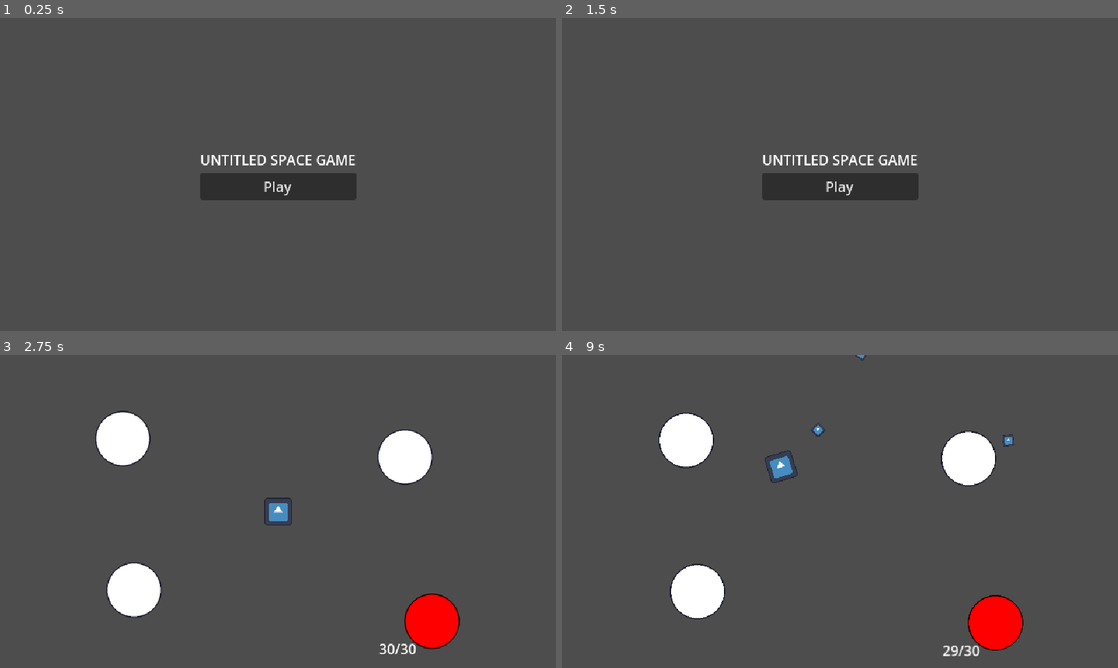
Above: before the commit, frames 1-4 (two rows, left to right).
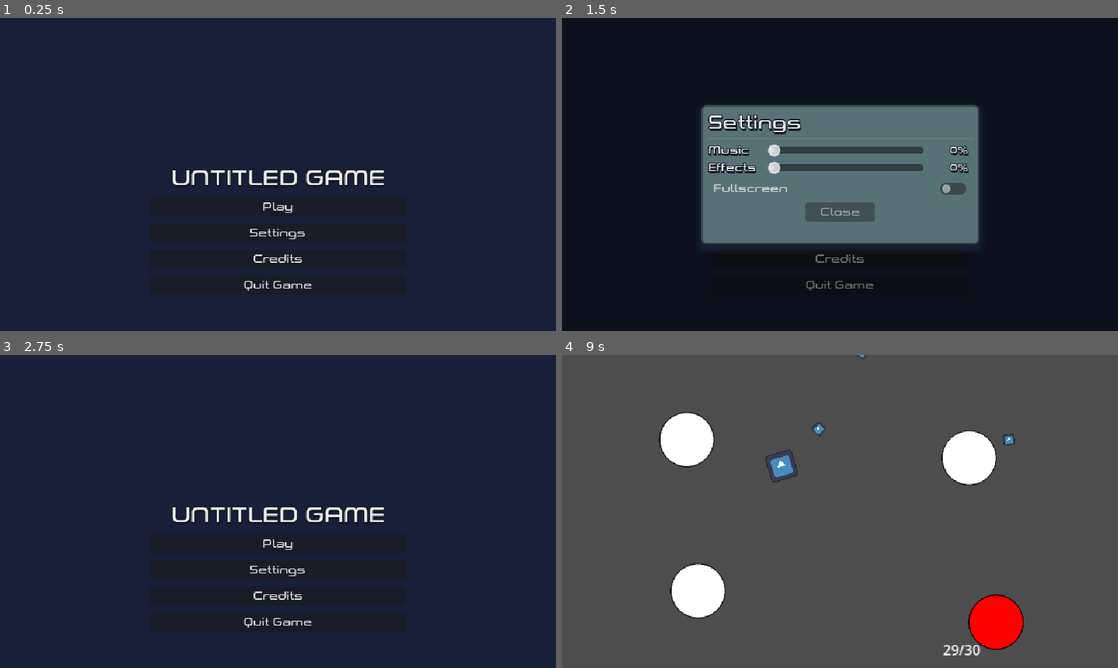
Above: after the commit, the same moments.

Repository: Yoshiip/boss-rush-jam-2024
Game: Godot game, scene res://levels/menu/menu.tscn
Two runs of this game, one before a commit and one after it. Both use one fixed random seed, a clock stepped at 60 frames per second and the inputs below. The engine's default icon, where the game draws it, is replaced by a stand-in: a white triangle on a blue panel in a dark square.
Inputs (mouse positions are in pixels of both pictures, inside the frame that each line leads up to):
- Up to frame 1 (0.25 s): no input
- Up to frame 2 (1.5 s): click (840, 233) at 0.5 s, where only the run after the commit has a clickable "Settings"; click (840, 259) at 1.25 s, where only the run after the commit has a clickable "Credits"
- Up to frame 3 (2.75 s): click "Play" at 2 s
- Up to frame 4 (9 s): click (840, 542) at 2.75 s, where only the run after the commit has a clickable "Play"; tap Enter at 3.5 s; hold D (steer_right) 3.53-4.28 s; hold Space (fire) 3.53-4.28 s; hold A (steer_left) 4.28-5.03 s; tap Space (fire) every 1.5 s from 4.35 to 8.85 s; hold D (steer_right) 5.03-5.78 s; hold Space (fire) 5.03-5.78 s; hold W (accelerate) 5.78-6.53 s; hold Space (fire) 6.53-7.28 s; hold A (steer_left) 6.53-8.78 s; hold Space (fire) 8.03-8.78 s; hold D (steer_right) from 8.78 s (still down)

The runs differ from the first frame. In frame 1, 98% of the frame differs, in the area x 0-100%, y 0-100%; in frame 2, 98%; in frame 3, 100%; in frame 4, 0.9%.

Commit message:
Added main menu, settings and credits

Diff:
--- /dev/null
+++ b/default_bus_layout.tres
@@ -0,0 +1,15 @@
+[gd_resource type="AudioBusLayout" format=3 uid="uid://bbut4rqn0fnqw"]
+
+[resource]
+bus/1/name = &"Music"
+bus/1/solo = false
+bus/1/mute = false
+bus/1/bypass_fx = false
+bus/1/volume_db = 0.0
+bus/1/send = &"Master"
+bus/2/name = &"Effects"
+bus/2/solo = false
+bus/2/mute = false
+bus/2/bypass_fx = false
+bus/2/volume_db = 0.0
+bus/2/send = &"Master"
--- a/levels/menu/menu.gd
+++ b/levels/menu/menu.gd
@@ -1,15 +1,84 @@
 extends Node2D
 
+const CREDITS_USER = preload("res://ui/credits/credits_user.tscn")
+const SETTINGS_MENU = preload("res://ui/settings/settings_menu.tscn")
 
-# Called when the node enters the scene tree for the first time.
-func _ready() -> void:
-	pass # Replace with function body.
+const AUTHORS = [
+	{
+		"name": "Yoshiip",
+		"role": "Code",
+		"url": "",
+	},
+	{
+		"name": "coinbirdface",
+		"role": "Art",
+		"url": "",
+	},
+	{
+		"name": "Silvo",
+		"role": "Music",
+		"url": "",
+	},
+	{
+		"name": "Tentative",
+		"role": "Game Design, Code, Art",
+		"url": "",
+	},
+	{
+		"name": "moose",
+		"role": "Sound Effects",
+		"url": "",
+	},
+	{
+		"name": "Avvakira",
+		"role": "Art",
+		"url": "",
+	},
+
+]
+
+@onready var menu_section: Control = $Canvas/Container/Menu
+@onready var credits_section: Control = $Canvas/Container/Credits
+
+@onready var credits_container: VBoxContainer = $Canvas/Container/Credits/Container
 
 
-# Called every frame. 'delta' is the elapsed time since the previous frame.
+
+
+func _build_credits() -> void:
+	for author in AUTHORS:
+		var card := CREDITS_USER.instantiate()
+		card.get_node("Name").text = author.name
+		card.get_node("Role").text = author.role
+		credits_container.add_child(card)
+
+func _ready() -> void:
+	_build_credits()
+	credits_section.visible = false
+
 func _process(delta: float) -> void:
 	pass
 
 
 func _on_play_button_pressed() -> void:
 	get_tree().change_scene_to_file("res://levels/orbit/orbit.tscn")
+
+
+func _on_quit_game_button_pressed() -> void:
+	get_tree().quit()
+
+
+func _on_credits_button_pressed() -> void:
+	menu_section.visible = false
+	credits_section.visible = true
+	UiUtils.apply_transition(credits_container)
+
+
+func _on_settings_button_pressed() -> void:
+	$Canvas/Container.add_child(SETTINGS_MENU.instantiate())
+
+
+func _on_go_back_button_pressed() -> void:
+	menu_section.visible = true
+	credits_section.visible = false
+	UiUtils.apply_transition(menu_section)
--- a/levels/menu/menu.tscn
+++ b/levels/menu/menu.tscn
@@ -1,40 +1,108 @@
-[gd_scene load_steps=2 format=3 uid="uid://cpja6dvi7a3ph"]
+[gd_scene load_steps=3 format=3 uid="uid://cpja6dvi7a3ph"]
 
 [ext_resource type="Script" path="res://levels/menu/menu.gd" id="1_w8ayo"]
+[ext_resource type="Theme" uid="uid://dk1lq0oeybxad" path="res://ui/theme.tres" id="2_qqqd8"]
 
 [node name="Menu" type="Node2D"]
 script = ExtResource("1_w8ayo")
 
-[node name="CanvasLayer" type="CanvasLayer" parent="."]
+[node name="Canvas" type="CanvasLayer" parent="."]
 
-[node name="Control" type="Control" parent="CanvasLayer"]
+[node name="Container" type="Control" parent="Canvas"]
 layout_mode = 3
 anchors_preset = 15
 anchor_right = 1.0
 anchor_bottom = 1.0
 grow_horizontal = 2
 grow_vertical = 2
+theme = ExtResource("2_qqqd8")
 
-[node name="VBoxContainer" type="VBoxContainer" parent="CanvasLayer/Control"]
+[node name="Background" type="ColorRect" parent="Canvas/Container"]
 layout_mode = 1
-anchors_preset = 8
+anchors_preset = 15
+anchor_right = 1.0
+anchor_bottom = 1.0
+grow_horizontal = 2
+grow_vertical = 2
+color = Color(0.0901961, 0.12549, 0.219608, 1)
+
+[node name="Menu" type="Control" parent="Canvas/Container"]
+layout_mode = 1
+anchors_preset = 13
 anchor_left = 0.5
-anchor_top = 0.5
 anchor_right = 0.5
-anchor_bottom = 0.5
-offset_left = -20.0
-offset_top = -20.0
-offset_right = 20.0
-offset_bottom = 20.0
+anchor_bottom = 1.0
+offset_left = -148.0
+offset_right = 148.0
 grow_horizontal = 2
 grow_vertical = 2
 
-[node name="Label" type="Label" parent="CanvasLayer/Control/VBoxContainer"]
+[node name="VBoxContainer" type="VBoxContainer" parent="Canvas/Container/Menu"]
+layout_mode = 1
+anchors_preset = 15
+anchor_right = 1.0
+anchor_bottom = 1.0
+offset_bottom = -42.0
+grow_horizontal = 2
+grow_vertical = 2
+theme_override_constants/separation = 8
+alignment = 2
+
+[node name="Title" type="Label" parent="Canvas/Container/Menu/VBoxContainer"]
 layout_mode = 2
-text = "UNTITLED SPACE GAME"
+theme_override_font_sizes/font_size = 24
+text = "UNTITLED GAME"
+horizontal_alignment = 1
 
-[node name="PlayButton" type="Button" parent="CanvasLayer/Control/VBoxContainer"]
+[node name="PlayButton" type="Button" parent="Canvas/Container/Menu/VBoxContainer"]
 layout_mode = 2
 text = "Play"
 
-[connection signal="pressed" from="CanvasLayer/Control/VBoxContainer/PlayButton" to="." method="_on_play_button_pressed"]
+[node name="SettingsButton" type="Button" parent="Canvas/Container/Menu/VBoxContainer"]
+layout_mode = 2
+text = "Settings"
+
+[node name="CreditsButton" type="Button" parent="Canvas/Container/Menu/VBoxContainer"]
+layout_mode = 2
+text = "Credits"
+
+[node name="QuitGameButton" type="Button" parent="Canvas/Container/Menu/VBoxContainer"]
+layout_mode = 2
+text = "Quit Game"
+
+[node name="Credits" type="Control" parent="Canvas/Container"]
+visible = false
+layout_mode = 1
+anchors_preset = 15
+anchor_right = 1.0
+anchor_bottom = 1.0
+grow_horizontal = 2
+grow_vertical = 2
+
+[node name="Container" type="VBoxContainer" parent="Canvas/Container/Credits"]
+custom_minimum_size = Vector2(200, 0)
+layout_mode = 1
+anchors_preset = 13
+anchor_left = 0.5
+anchor_right = 0.5
+anchor_bottom = 1.0
+grow_horizontal = 2
+grow_vertical = 2
+alignment = 2
+
+[node name="Title" type="Label" parent="Canvas/Container/Credits/Container"]
+layout_mode = 2
+theme_override_font_sizes/font_size = 24
+text = "Credits"
+horizontal_alignment = 1
+uppercase = true
+
+[node name="GoBackButton" type="Button" parent="Canvas/Container/Credits/Container"]
+layout_mode = 2
+text = "Go Back"
+
+[connection signal="pressed" from="Canvas/Container/Menu/VBoxContainer/PlayButton" to="." method="_on_play_button_pressed"]
+[connection signal="pressed" from="Canvas/Container/Menu/VBoxContainer/SettingsButton" to="." method="_on_settings_button_pressed"]
+[connection signal="pressed" from="Canvas/Container/Menu/VBoxContainer/CreditsButton" to="." method="_on_credits_button_pressed"]
+[connection signal="pressed" from="Canvas/Container/Menu/VBoxContainer/QuitGameButton" to="." method="_on_quit_game_button_pressed"]
+[connection signal="pressed" from="Canvas/Container/Credits/Container/GoBackButton" to="." method="_on_go_back_button_pressed"]
--- a/project.godot
+++ b/project.godot
@@ -15,6 +15,10 @@
 config/features=PackedStringArray("4.3", "GL Compatibility")
 config/icon="res://icon.svg"
 
+[autoload]
+
+UiUtils="*res://ui/ui_utils.gd"
+
 [display]
 
 window/size/viewport_width=640
@@ -27,7 +31,7 @@
 [global_group]
 
 Bullet=""
-Spaceship=""
+Spaceship="The player"
 Planet=""
 
 [input]
--- /dev/null
+++ b/ui/credits/credits_user.tscn
@@ -0,0 +1,34 @@
+[gd_scene load_steps=2 format=3 uid="uid://dx81id24u7k8f"]
+
+[sub_resource type="StyleBoxFlat" id="StyleBoxFlat_wj2gd"]
+bg_color = Color(0, 0, 0, 0.498039)
+border_width_left = 32
+border_width_right = 32
+border_color = Color(0, 0, 0, 0)
+border_blend = true
+
+[node name="CreditsUser" type="VBoxContainer"]
+alignment = 1
+
+[node name="Name" type="Label" parent="."]
+layout_mode = 2
+theme_override_styles/normal = SubResource("StyleBoxFlat_wj2gd")
+text = "Yoshiip"
+horizontal_alignment = 1
+
+[node name="Link" type="Button" parent="Name"]
+layout_mode = 1
+anchors_preset = 1
+anchor_left = 1.0
+anchor_right = 1.0
+offset_left = -25.0
+offset_top = -5.0
+offset_bottom = 22.0
+grow_horizontal = 0
+text = "->"
+flat = true
+
+[node name="Role" type="Label" parent="."]
+layout_mode = 2
+text = "Code"
+horizontal_alignment = 1
--- /dev/null
+++ b/ui/settings/settings_menu.gd
@@ -0,0 +1,42 @@
+extends Control
+
+
+@onready var music_slider: HSlider = $Panel/Container/MusicSlider/Slider
+@onready var music_value: Label = $Panel/Container/MusicSlider/Value
+@onready var effects_slider: HSlider = $Panel/Container/EffectsSlider/Slider
+@onready var effects_value: Label = $Panel/Container/EffectsSlider/Value
+
+func _ready() -> void:
+	UiUtils.apply_transition($Panel/Container)
+	var music_volume := AudioServer.get_bus_volume_db(1)
+	var effects_volume := AudioServer.get_bus_volume_db(2)
+
+	update_music_volume(music_volume)
+	update_effects_volume(effects_volume)
+
+func update_music_volume(value: float) -> void:
+	music_slider.value = value
+	music_value.text = str(floor(value * 100), "%")
+
+func update_effects_volume(value: float) -> void:
+	effects_slider.value = value
+	effects_value.text = str(floor(value * 100), "%")
+
+
+func _on_close_button_pressed() -> void:
+	UiUtils.smooth_queue_free(self)
+
+
+func _on_music_slider_drag_ended(value_changed: bool) -> void:
+	if not value_changed: return
+	AudioServer.set_bus_volume_db(1, linear_to_db(music_slider.value))
+	music_value.text = str(floor(music_slider.value * 100), "%")
+
+func _on_effects_slider_drag_ended(value_changed: bool) -> void:
+	if not value_changed: return
+	AudioServer.set_bus_volume_db(2, linear_to_db(effects_slider.value))
+	effects_value.text = str(floor(effects_slider.value * 100), "%")
+
+
+func _on_fullscreen_check_box_pressed() -> void:
+	get_window().mode = Window.MODE_WINDOWED if get_window().mode == Window.MODE_FULLSCREEN else Window.MODE_FULLSCREEN
--- /dev/null
+++ b/ui/settings/settings_menu.tscn
@@ -0,0 +1,115 @@
+[gd_scene load_steps=3 format=3 uid="uid://b10nxdjtxx588"]
+
+[ext_resource type="Theme" uid="uid://dk1lq0oeybxad" path="res://ui/theme.tres" id="1_3ol7b"]
+[ext_resource type="Script" path="res://ui/settings/settings_menu.gd" id="2_0nvhi"]
+
+[node name="SettingsMenu" type="Control"]
+layout_mode = 3
+anchors_preset = 15
+anchor_right = 1.0
+anchor_bottom = 1.0
+grow_horizontal = 2
+grow_vertical = 2
+theme = ExtResource("1_3ol7b")
+script = ExtResource("2_0nvhi")
+
+[node name="Backdrop" type="ColorRect" parent="."]
+layout_mode = 1
+anchors_preset = 15
+anchor_right = 1.0
+anchor_bottom = 1.0
+grow_horizontal = 2
+grow_vertical = 2
+color = Color(0, 0, 0, 0.498039)
+
+[node name="Panel" type="Panel" parent="."]
+custom_minimum_size = Vector2(320, 160)
+layout_mode = 1
+anchors_preset = 8
+anchor_left = 0.5
+anchor_top = 0.5
+anchor_right = 0.5
+anchor_bottom = 0.5
+offset_left = -160.0
+offset_top = -50.0
+offset_right = 160.0
+offset_bottom = 50.0
+grow_horizontal = 2
+grow_vertical = 2
+
+[node name="Container" type="VBoxContainer" parent="Panel"]
+layout_mode = 1
+anchors_preset = -1
+anchor_right = 1.0
+anchor_bottom = 1.0
+offset_left = 8.0
+offset_top = 8.0
+offset_right = -8.0
+offset_bottom = -8.0
+grow_horizontal = 2
+grow_vertical = 2
+
+[node name="Label" type="Label" parent="Panel/Container"]
+layout_mode = 2
+theme_override_font_sizes/font_size = 20
+text = "Settings"
+
+[node name="HSeparator" type="HSeparator" parent="Panel/Container"]
+layout_mode = 2
+
+[node name="MusicSlider" type="HBoxContainer" parent="Panel/Container"]
+layout_mode = 2
+
+[node name="Label" type="Label" parent="Panel/Container/MusicSlider"]
+custom_minimum_size = Vector2(64, 0)
+layout_mode = 2
+text = "Music"
+
+[node name="Slider" type="HSlider" parent="Panel/Container/MusicSlider"]
+custom_minimum_size = Vector2(180, 0)
+layout_mode = 2
+max_value = 1.0
+step = 0.01
+
+[node name="Value" type="Label" parent="Panel/Container/MusicSlider"]
+custom_minimum_size = Vector2(48, 0)
+layout_mode = 2
+theme_override_font_sizes/font_size = 11
+text = "50%"
+horizontal_alignment = 2
+
+[node name="EffectsSlider" type="HBoxContainer" parent="Panel/Container"]
+layout_mode = 2
+
+[node name="Label" type="Label" parent="Panel/Container/EffectsSlider"]
+custom_minimum_size = Vector2(64, 0)
+layout_mode = 2
+text = "Effects"
+
+[node name="Slider" type="HSlider" parent="Panel/Container/EffectsSlider"]
+custom_minimum_size = Vector2(180, 0)
+layout_mode = 2
+max_value = 1.0
+step = 0.01
+
+[node name="Value" type="Label" parent="Panel/Container/EffectsSlider"]
+custom_minimum_size = Vector2(48, 0)
+layout_mode = 2
+theme_override_font_sizes/font_size = 11
+text = "50%"
+horizontal_alignment = 2
+
+[node name="FullscreenCheckBox" type="CheckButton" parent="Panel/Container"]
+layout_mode = 2
+text = "Fullscreen"
+
+[node name="CloseButton" type="Button" parent="Panel/Container"]
+custom_minimum_size = Vector2(80, 0)
+layout_mode = 2
+size_flags_horizontal = 4
+text = "Close"
+
+[connection signal="drag_ended" from="Panel/Container/MusicSlider/Slider" to="." method="_on_music_slider_drag_ended"]
+[connection signal="drag_ended" from="Panel/Container/EffectsSlider/Slider" to="." method="_on_effects_slider_drag_ended"]
+[connection signal="pressed" from="Panel/Container/FullscreenCheckBox" to="." method="_on_fullscreen_check_box_pressed"]
+[connection signal="pressed" from="Panel/Container/CloseButton" to="." method="_on_close_button_pressed"]
--- /dev/null
+++ b/ui/theme.tres
@@ -0,0 +1,29 @@
+[gd_resource type="Theme" load_steps=3 format=3 uid="uid://dk1lq0oeybxad"]
+
+[ext_resource type="FontFile" uid="uid://7i7gmyfnb03d" path="res://ui/fonts/a_space.otf" id="1_m6nlv"]
+
+[sub_resource type="StyleBoxFlat" id="StyleBoxFlat_d0oo4"]
+bg_color = Color(0.341176, 0.447059, 0.466667, 1)
+border_width_left = 2
+border_width_top = 2
+border_width_right = 2
+border_width_bottom = 2
+border_color = Color(0.223529, 0.290196, 0.313726, 1)
+corner_radius_top_left = 5
+corner_radius_top_right = 5
+corner_radius_bottom_right = 5
+corner_radius_bottom_left = 5
+shadow_color = Color(0.309804, 0.560784, 0.729412, 0.12549)
+shadow_size = 8
+shadow_offset = Vector2(0, 4)
+
+[resource]
+default_font = ExtResource("1_m6nlv")
+default_font_size = 12
+Button/constants/outline_size = 0
+Label/colors/font_color = Color(0.921569, 0.929412, 0.913725, 1)
+Label/colors/font_outline_color = Color(0.0823529, 0.113725, 0.156863, 1)
+Label/colors/font_shadow_color = Color(0.0627451, 0.0784314, 0.121569, 1)
+Label/constants/outline_size = 4
+Label/constants/shadow_offset_y = 2
+Panel/styles/panel = SubResource("StyleBoxFlat_d0oo4")
--- /dev/null
+++ b/ui/ui_utils.gd
@@ -0,0 +1,29 @@
+extends Node
+
+
+const TRANSITION_DURATION := 0.5
+const TEXT_APPEAR_COLOR := Color("73bed3")
+
+func apply_transition(node: Node) -> void:
+	var _base_modulates = []
+	for child in node.get_children():
+		if is_instance_of(child, CanvasItem):
+			_base_modulates.push_front(child.modulate)
+		child.modulate = child.modulate * Color.TRANSPARENT
+	for i in range(node.get_child_count()):
+		var child := node.get_child(i)
+		if !is_instance_valid(child): return
+		if is_instance_of(child, CanvasItem):
+			var tween := get_tree().create_tween().set_parallel(true).set_ease(Tween.EASE_IN_OUT).set_trans(Tween.TRANS_QUAD)
+			if is_instance_of(child, Label) or is_instance_of(child, RichTextLabel):
+				child.visible_ratio = 0
+				child.modulate = TEXT_APPEAR_COLOR * Color.TRANSPARENT
+				tween.tween_property(child, "visible_ratio", 1, TRANSITION_DURATION * 0.8)
+
+			tween.tween_property(child, "modulate", _base_modulates[i], TRANSITION_DURATION)
+			await get_tree().create_timer(TRANSITION_DURATION * 1 / 4).timeout
+
+func smooth_queue_free(node: CanvasItem) -> void:
+	var tween := get_tree().create_tween()
+	tween.tween_property(node, "modulate", node.modulate * Color.TRANSPARENT, TRANSITION_DURATION)
+	tween.tween_callback(node.queue_free)
Binary file added: ui/fonts/a_space.otf
Not shown, added: ui/fonts/a_space.otf.import
